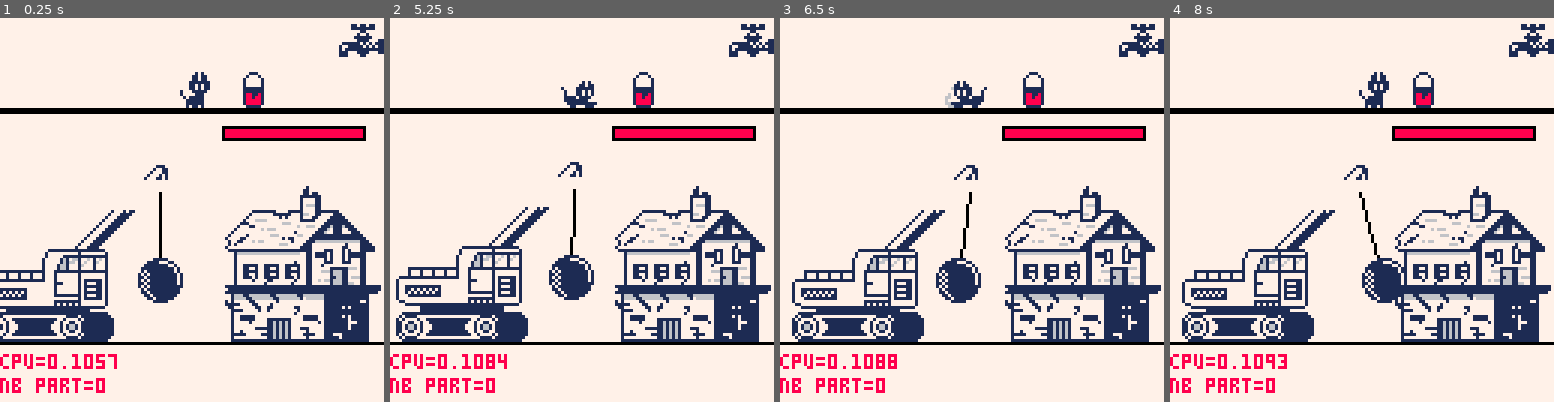
Above: before the commit, frames 1-4 (left to right).
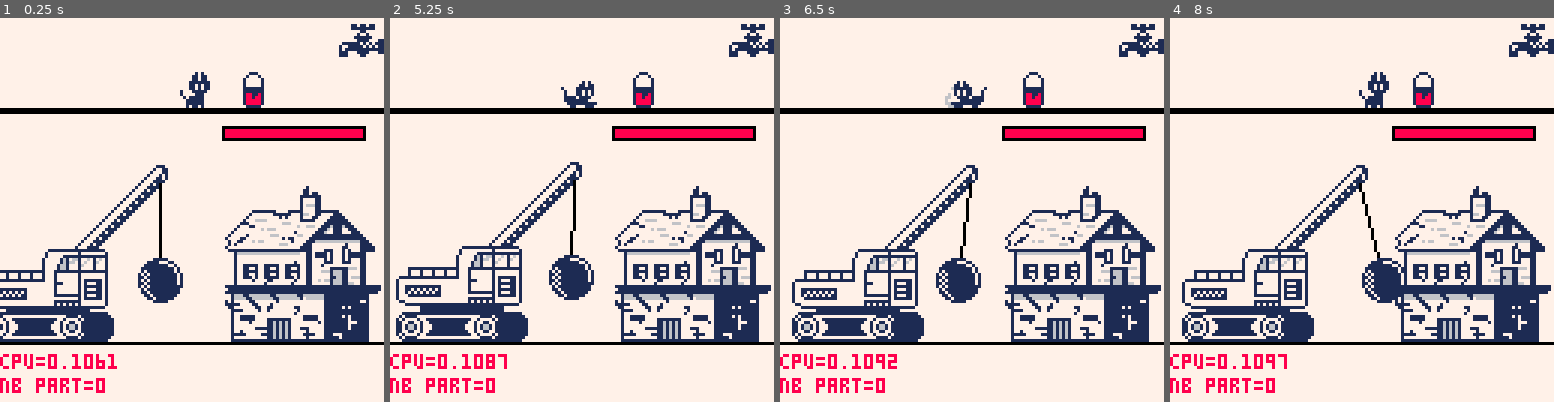
Above: after the commit, the same moments.

Repository: Arche-san/retrocat
Game: PICO-8 cartridge retrocat.p8
The game is run twice, just before and just after one commit, with the same random seed, the same clock (stepped at 60 frames per second) and the same inputs.
Inputs:
- Up to frame 1 (0.25 s): no input
- Up to frame 2 (5.25 s): tap O (Z key) at 0.33, 0.7, 1.43, 2.22, 3.1, 3.98, 4.87 s; tap X (X key) at 1.07, 2.07, 2.4, 2.73, 3.07, 3.4, 3.73, 4.07, 4.4, 4.73, 5.07 s; hold Left 1.97-2.37 s; hold Right 2.87-3.53 s; hold Right 4.13-4.53 s; hold Left from 5.13 s (still down)
- Up to frame 3 (6.5 s): tap X (X key) every 0.33 s from 5.4 to 6.4 s; tap O (Z key) at 5.75 s; release Left at 5.8 s; hold Left from 6.23 s (still down)
- Up to frame 4 (8 s): release Left at 6.63 s; tap O (Z key) at 6.63, 7.52 s; tap X (X key) every 0.33 s from 6.73 to 7.73 s; hold Right 7.13-7.8 s

The runs differ from the first frame. In frame 1, 0.4% of the frame differs, in the area x 24-43%, y 42-92%; in frame 2, 0.4%; in frame 3, 0.4%; in frame 4, 0.5%, in the area x 28-55%, y 42-92%.

Commit message:
Demolisher : fix arm and line

Diff:
--- a/retrocat.p8
+++ b/retrocat.p8
@@ -401,7 +401,7 @@
 
  -- cannon line
  local ball_line_x = d.x + 43
- local ball_line_y = d.y - 50 + d.shake_offset
+ local ball_line_y = d.y - 53 + d.shake_offset
  line(ball_line_x, ball_line_y, d.ball_x, d.ball_y, 0)
 
   -- cannon ball
@@ -419,7 +419,7 @@
 
 function demolisher_draw_arm(x,y)
  for i=0,11 do
-  sspr(88,30,9,2,x+i,y-i)
+  sspr(88,30,9,2,x+i*2,y-i*2)
  end
  sspr(88,25,10,5,x+21,y-26)
 end
